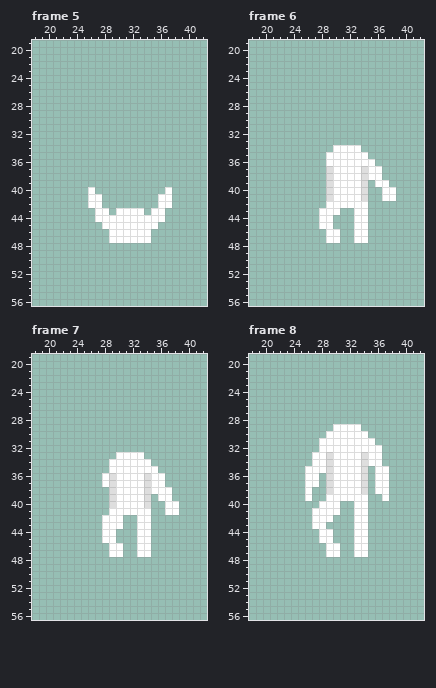
Pixel-art file: Assets/Art/Characters/Player/Roll/Player_Roll_Up.aseprite. The picture above was drawn from the file before the commit.
64x64 pixels, 8 frames. Colours within 5 levels of each other are drawn and written as one. Shown: frame 5: x 18..42, y 19..56; frame 6: x 18..42, y 19..56; frame 7: x 18..42, y 19..56; frame 8: x 18..42, y 19..56. The commit also changed other frames, which this record leaves out.
After:
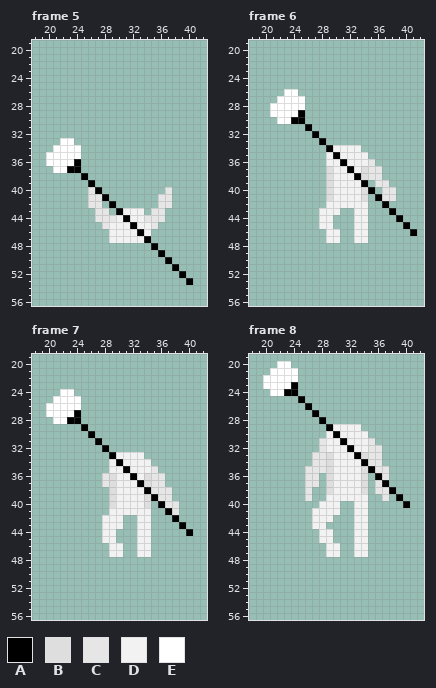
Palette (. is transparent): A #000000  B #dedede  C #e6e6e6  D #f2f2f2  E #ffffff
Commit message: Body Roll Anims
Changes in this commit:
layer "Weapons/Staff" now shown
Changed rows in their new state; - is an unchanged pixel.
Frame 5:
first column x 20:
33 --EE-----------------
34 -EEEE----------------
35 EEEEE----------------
36 EEEEA----------------
37 -EEAA----------------
38 -----A---------------
39 ------A--------------
40 ------CA---------C---
41 ------CCA-------CC---
42 ------CC-A------CC---
43 -------CC-ADDD-CC----
44 -------CCCDADDCCC----
45 --------CDDDADDC-----
46 ---------DDDDAD------
47 ---------DDDDDA------
48 ---------------A-----
49 ----------------A----
50 -----------------A---
51 ------------------A--
52 -------------------A-
53 --------------------A
Frame 6:
first column x 21:
26 --EE-----------------
27 -EEEE----------------
28 EEEEE----------------
29 EEEEA----------------
30 -EEAA----------------
31 -----A---------------
32 ------A--------------
33 -------A-------------
34 --------ADDDD--------
35 --------DADDDD-------
36 --------DDADDDC------
37 ---------DDAD-CC-----
38 ---------DDDA-CC-----
39 ---------DDDDA-CC----
40 ---------DDDD-A-CC---
41 ---------DDDD--ACC---
42 --------DDDDDD--A----
43 -------DDD--DD---A---
44 -------DD---DD----A--
45 -------DD---DD-----A-
46 --------DD--DD------A
47 --------DD--DD-------
Frame 7:
first column x 20:
24 --EE-----------------
25 -EEEE----------------
26 EEEEE----------------
27 EEEEA----------------
28 -EEAA----------------
29 -----A---------------
30 ------A--------------
31 -------A-------------
32 --------A------------
33 ---------ADDDD-------
34 ---------DADDDD------
35 ---------DDADDDC-----
36 --------C-DDAD-CC----
37 --------C-DDDA-CC----
38 ----------DDDDACCC---
39 ----------DDDD-ACC---
40 ----------DDDD--ACC--
41 ---------DDDDDD--AC--
42 --------DDD--DD---A--
43 --------DDD--DD----A-
44 --------DD---DD-----A
45 --------DD---DD------
46 ---------DD--DD------
47 ---------DD--DD------
Frame 8:
first column x 20:
20 --EE-----------------
21 -EEEE----------------
22 EEEEE----------------
23 EEEEA----------------
24 -EEAA----------------
25 -----A---------------
26 ------A--------------
27 -------A-------------
28 --------A------------
29 ---------ADDDD-------
30 ---------DADDDD------
31 --------CDDADDDC-----
32 --------CDDDADDCC----
33 -------CC-DDDA-CC----
34 -------CC-DDDDACC----
35 ------CCC-DDDD-ACC---
36 ------CC--DDDD--AC---
37 ------CC--DDDD--CA---
38 ------C---DDDD--CCA--
39 ------C--DDDDDD--C-A-
40 --------DDD--DD-----A
41 -------DDDD--DD------
42 -------DDD---DD------
43 -------DD----DD------
44 --------DD---DD------
45 --------DD---DD------
46 ---------DD--DD------
47 ---------DD--DD------
Where, in picture pixels (left, top, right, bottom), the same in both pictures:
changed: (46, 138, 193, 285)
changed: (270, 89, 417, 243)
changed: (46, 389, 193, 557)
changed: (263, 361, 410, 557)
